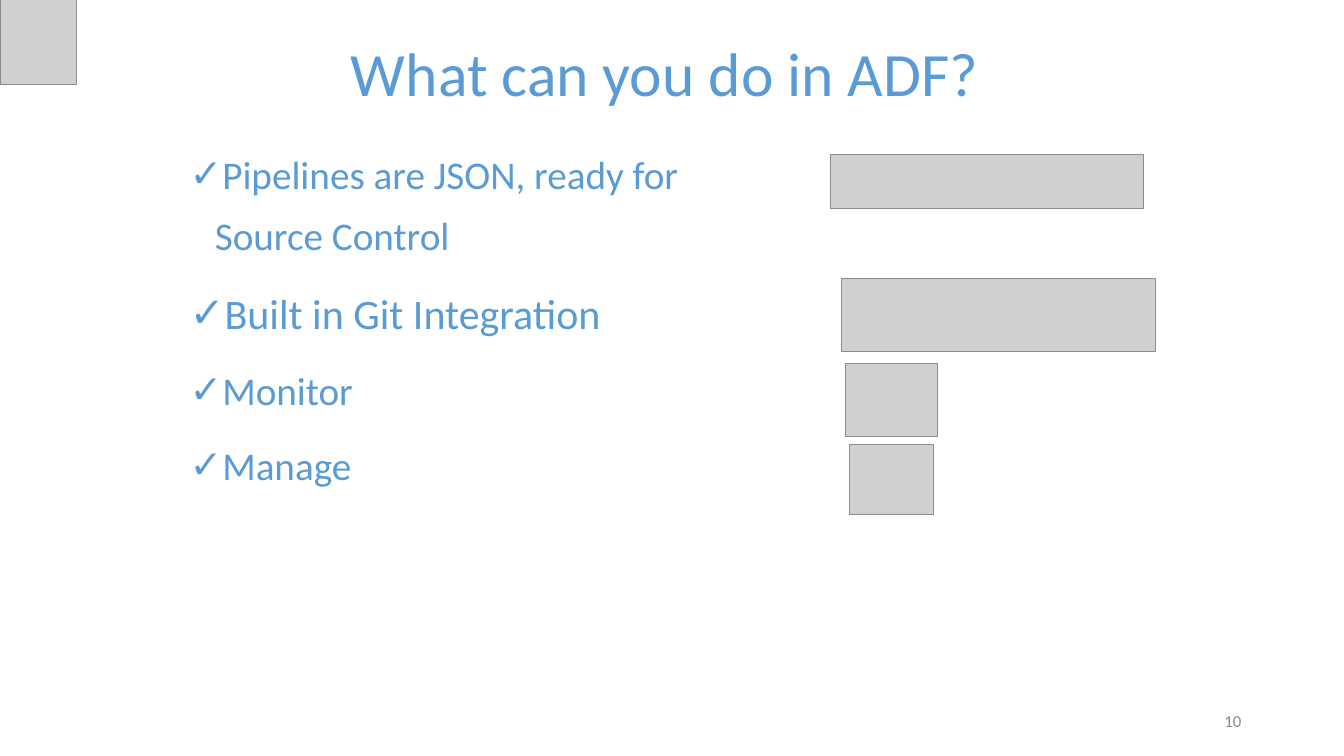
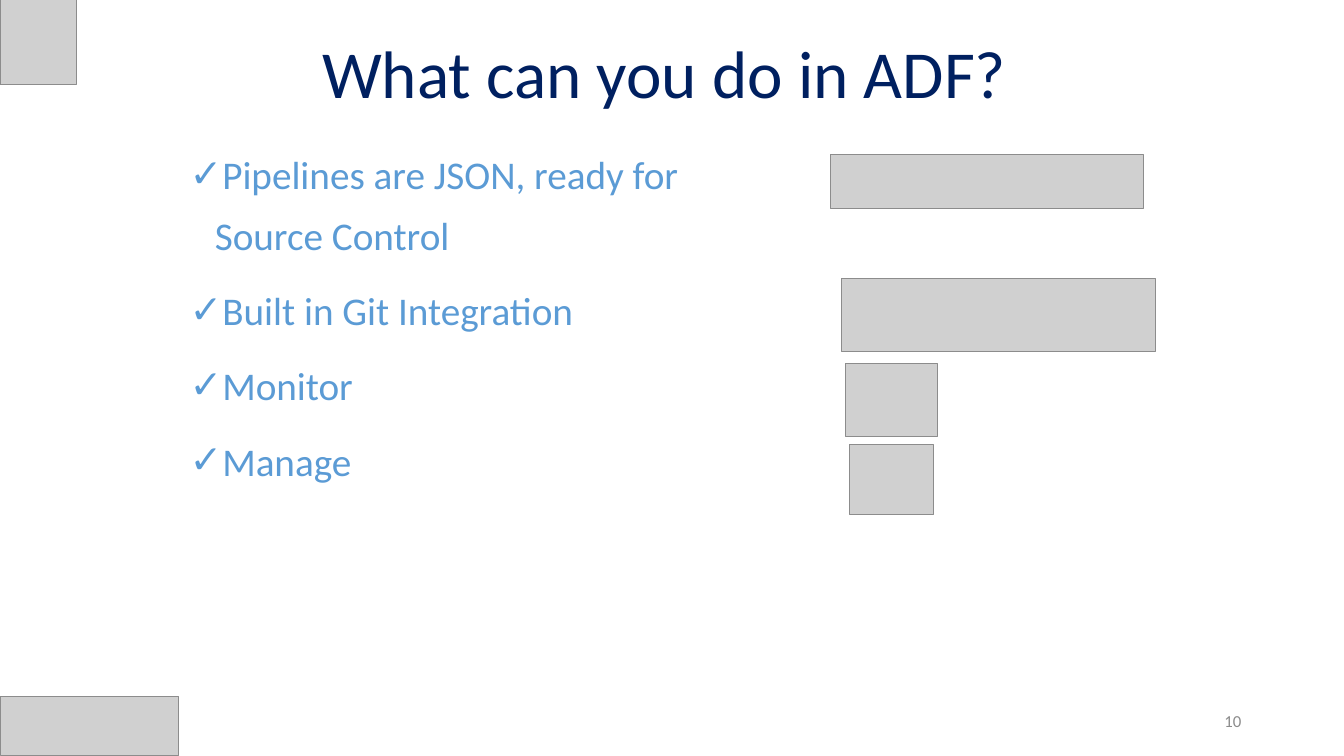
Before and after one commit to alpaBuddhabhatti/CloudBrew2022, a slide deck: slide 10 of Sentiment Analysis using Azure Data Factory and Azure Cognitive service_CloudBrew2022.pptx. Drawn at 1344x756 pixels with LibreOffice and Linux fonts; fonts in the diff are those of the drawing; grey boxes stand for pictures. Boxes give left, top, right and bottom in pixels: in the first picture for what was removed or moved away, otherwise in the second. Text is boxed around its words. In the diff, an @@ line names an element or a change of style, - is before the commit and + after.

```diff
--- a/Sentiment Analysis using Azure Data Factory and Azure Cognitive service_CloudBrew2022.pptx
+++ b/Sentiment Analysis using Azure Data Factory and Azure Cognitive service_CloudBrew2022.pptx
@@ title "What can you do in ..." at [322,51,1006,109]: size 44 to 48 pt, text colour #5B9BD5 to #002060 @@
@@ text at [222,298,573,332]: size 30 to 28 pt in "Built in Git Integration" @@
@@ picture added at [1,696,178,756] @@
```
Also in this commit, not shown: 22 other slides changed.
